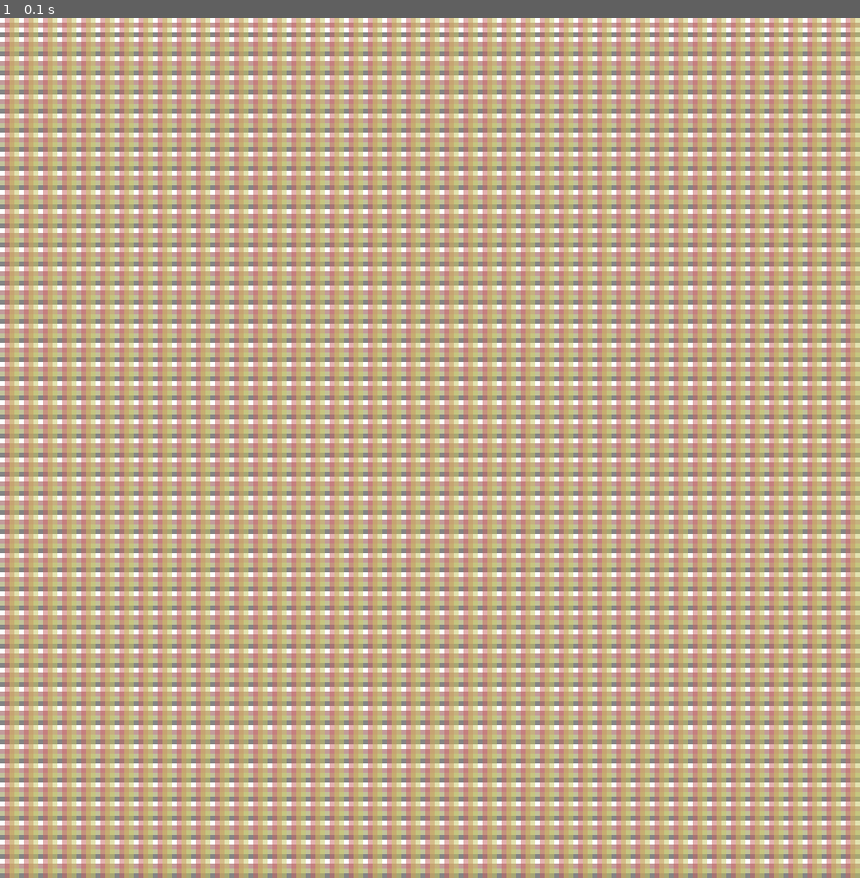
Above: before the commit, frame 1.
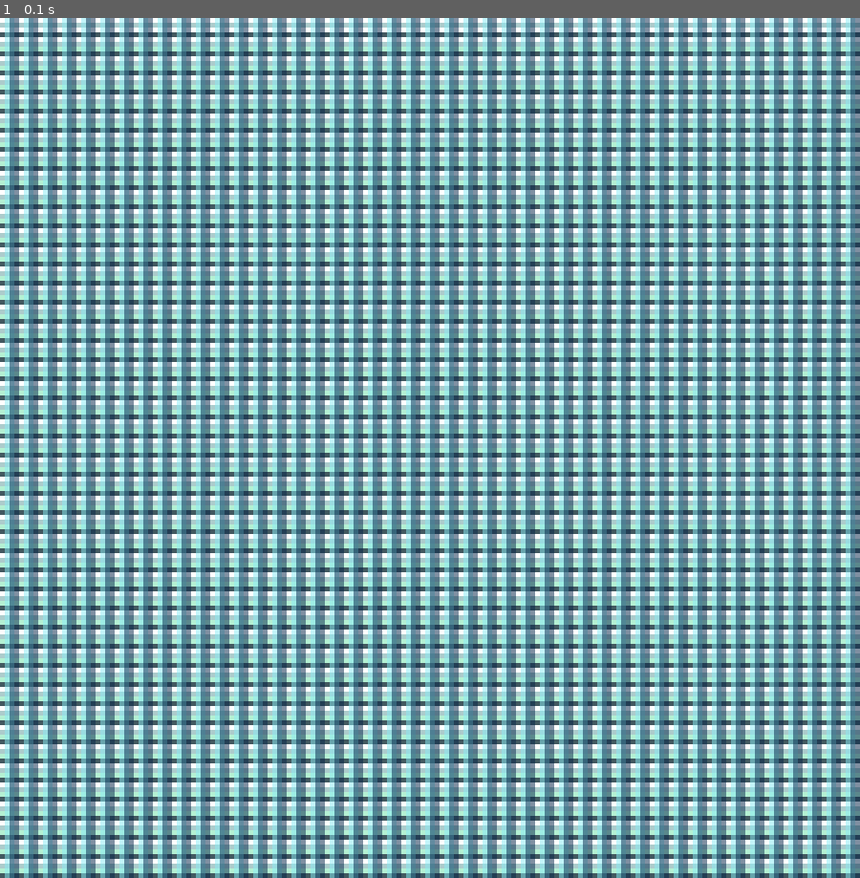
Above: after the commit, the same moment.

Repository: DingDongBingBong1/Stunning-Wok-cooker
Game: pygame game, started from import pygame.py
Two runs of this game, one before a commit and one after it. Both use one fixed random seed, a clock stepped at 60 frames per second and the inputs below.
Inputs:
- Up to frame 1 (0.1 s): no input

The runs differ from the first frame. In frame 1, 94% of the frame differs, in the area x 0-100%, y 0-100%.

Commit message:
Update import pygame.py

Diff:
--- a/import pygame.py
+++ b/import pygame.py
@@ -4,19 +4,19 @@
 Height = 900
 screen = pygame.display.set_mode((Width, Height))
 ASurface = pygame.Surface((Width,5))
-ASurface.fill((100,0,0))
+ASurface.fill(((43,125,125)))
 ASurface.set_alpha(100)
 BSurface = pygame.Surface((Width,5))
-BSurface.fill((100,100,0))
+BSurface.fill(((64,217,144)))
 BSurface.set_alpha(100)
 CSurface = pygame.Surface((Width,5))
-CSurface.fill((100, 100, 100))
+CSurface.fill(((14,43,52)))
 CSurface.set_alpha(200)
 DSurface = pygame.Surface((10,Height))
-DSurface.fill((200, 100, 100))
+DSurface.fill(((137,237,247)))
 DSurface.set_alpha(130)
 ESurface = pygame.Surface((10,Height))
-ESurface.fill((200, 200, 100))
+ESurface.fill(((6,37,73)))
 ESurface.set_alpha(130)
 screen.fill((255, 255, 255))
 running = True
